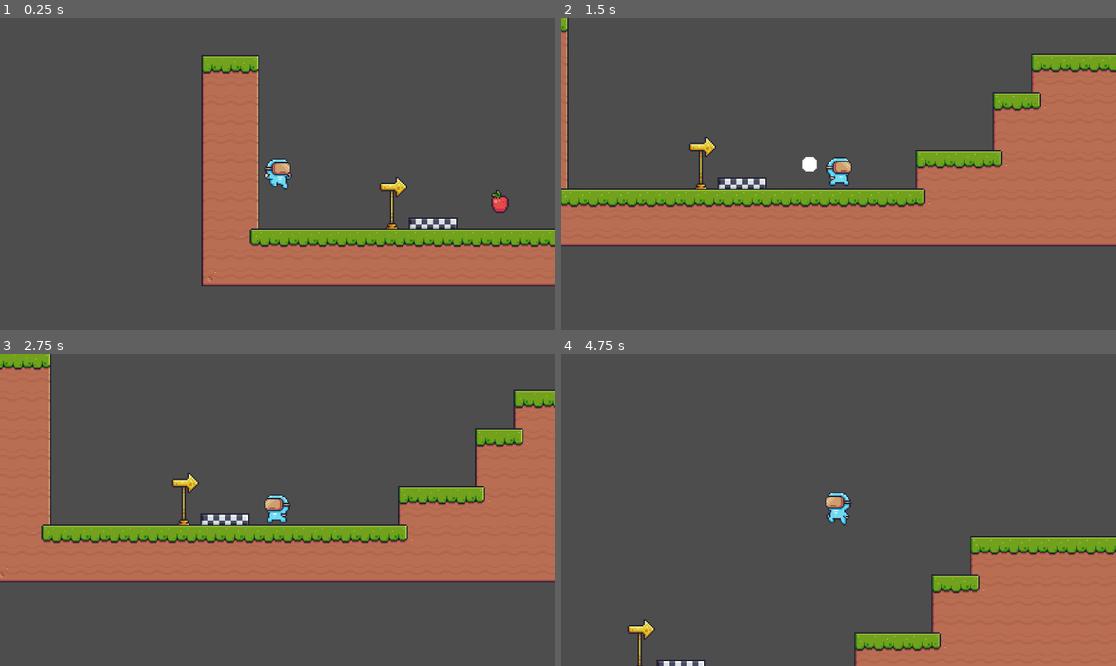
Above: before the commit, frames 1-4 (two rows, left to right).
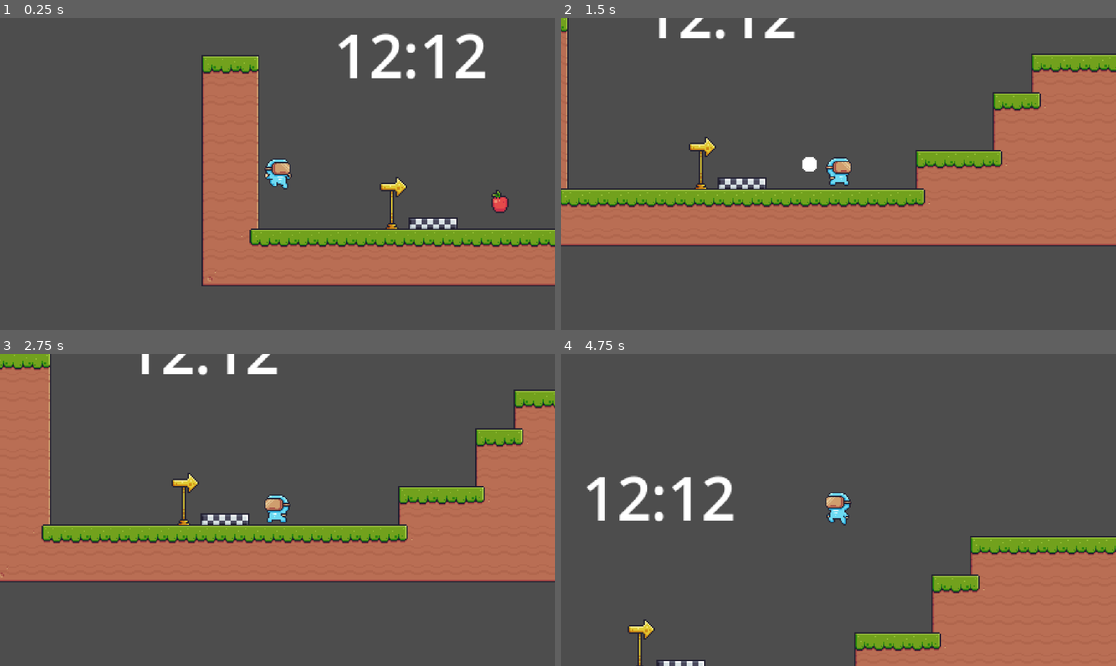
Above: after the commit, the same moments.

Repository: CD1FOX/2D-Platformer
Game: Godot game, scene res://Scenes/main.tscn
Two runs of this game, one before a commit and one after it. Both use one fixed random seed, a clock stepped at 60 frames per second and the inputs below.
Inputs:
- Up to frame 1 (0.25 s): no input
- Up to frame 2 (1.5 s): hold D (Right) from 0.53 s (still down); tap W (Jump) at 0.77 s
- Up to frame 3 (2.75 s): tap W (Jump) at 1.52 s; release D (Right) at 2.03 s; hold A (Left) from 2.03 s (still down)
- Up to frame 4 (4.75 s): release A (Left) at 2.78 s; hold D (Right) 2.78-4.28 s; tap W (Jump) at 3.02, 3.77, 4.52 s; hold A (Left) from 4.28 s (still down)

The runs differ from the first frame. In frame 1, 1.3% of the frame differs, in the area x 60-88%, y 4-20%; in frame 2, 0.6%; in frame 3, 0.6%; in frame 4, 1.3%.

Commit message:
Update
StopWatch

Diff:
--- a/Global.gd
+++ b/Global.gd
@@ -1,4 +1,4 @@
 extends Node
 
 var score = 0
-var starting = false
+var running: bool = false
--- a/Scenes/Environment/Scripts/start_line.gd
+++ b/Scenes/Environment/Scripts/start_line.gd
@@ -6,7 +6,7 @@
 func _on_body_entered(body: Node2D) -> void:
 	if body.name == 'Player' and not already_stepped:
 		$AnimatedSprite2D.play("Start")
-		Global.starting = true
+		Global.running = true
 
 
 func _on_body_exited(body: Node2D) -> void:
--- /dev/null
+++ b/Scenes/UI/Scripts/stop_watch.gd
@@ -0,0 +1,14 @@
+extends Control
+
+var time_passed := float(0)
+
+func _process(delta: float) -> void:
+	if Global.running:
+		time_passed += delta
+		update_time()
+
+func update_time():
+	var minutes = float(time_passed) / 60
+	var seconds = int(time_passed) % 60
+
+	$Label.text = "%02d:%02d" % [minutes, seconds]
--- /dev/null
+++ b/Scenes/UI/StopWatch.tscn
@@ -0,0 +1,21 @@
+[gd_scene load_steps=2 format=3 uid="uid://phrluffpoktq"]
+
+[ext_resource type="Script" uid="uid://bcdb4aqvprhly" path="res://Scenes/UI/Scripts/stop_watch.gd" id="1_sh2cu"]
+
+[node name="StopWatch" type="Control"]
+layout_mode = 3
+anchors_preset = 15
+anchor_right = 1.0
+anchor_bottom = 1.0
+grow_horizontal = 2
+grow_vertical = 2
+script = ExtResource("1_sh2cu")
+
+[node name="Timer" type="Timer" parent="."]
+
+[node name="Label" type="Label" parent="."]
+layout_mode = 0
+offset_right = 40.0
+offset_bottom = 23.0
+theme_override_font_sizes/font_size = 50
+text = "12:12"
--- a/Scenes/main.tscn
+++ b/Scenes/main.tscn
@@ -1,9 +1,10 @@
-[gd_scene load_steps=5 format=4 uid="uid://b6uxu28xeegam"]
+[gd_scene load_steps=6 format=4 uid="uid://b6uxu28xeegam"]
 
 [ext_resource type="PackedScene" uid="uid://dsnb28ukkayny" path="res://Scenes/Entity/player.tscn" id="1_jjgbg"]
 [ext_resource type="TileSet" uid="uid://6gwu36b18ay5" path="res://Assets/terrain_tilemap.tres" id="2_bo1nx"]
 [ext_resource type="PackedScene" uid="uid://bdg77nwiro1u" path="res://Scenes/Collectibles/apple.tscn" id="3_8gbba"]
 [ext_resource type="PackedScene" uid="uid://dgo6m58fgffsi" path="res://Scenes/Environment/start_line.tscn" id="4_jjvhh"]
+[ext_resource type="PackedScene" uid="uid://phrluffpoktq" path="res://Scenes/UI/StopWatch.tscn" id="5_kry3j"]
 
 [node name="Main" type="Node2D"]
 
@@ -20,3 +21,9 @@
 
 [node name="Player" parent="." instance=ExtResource("1_jjgbg")]
 position = Vector2(63, 498)
+
+[node name="StopWatch" parent="." instance=ExtResource("5_kry3j")]
+offset_left = 110.0
+offset_top = 397.0
+offset_right = 110.0
+offset_bottom = 397.0
Not shown, added: Scenes/UI/Scripts/stop_watch.gd.uid
